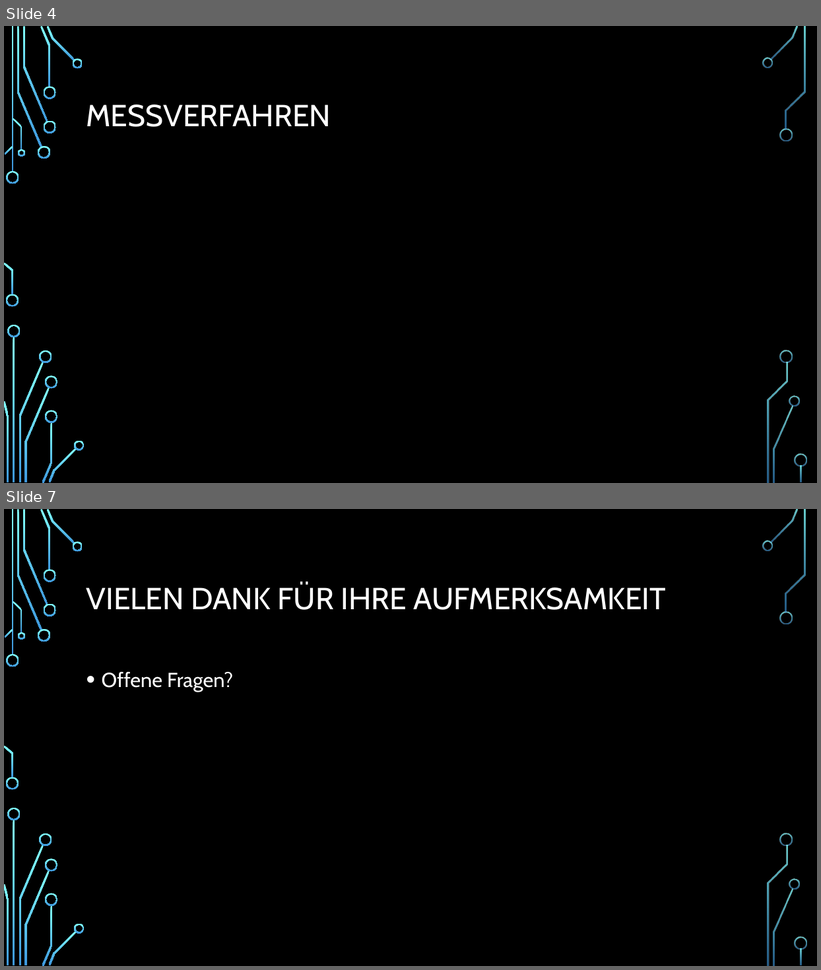
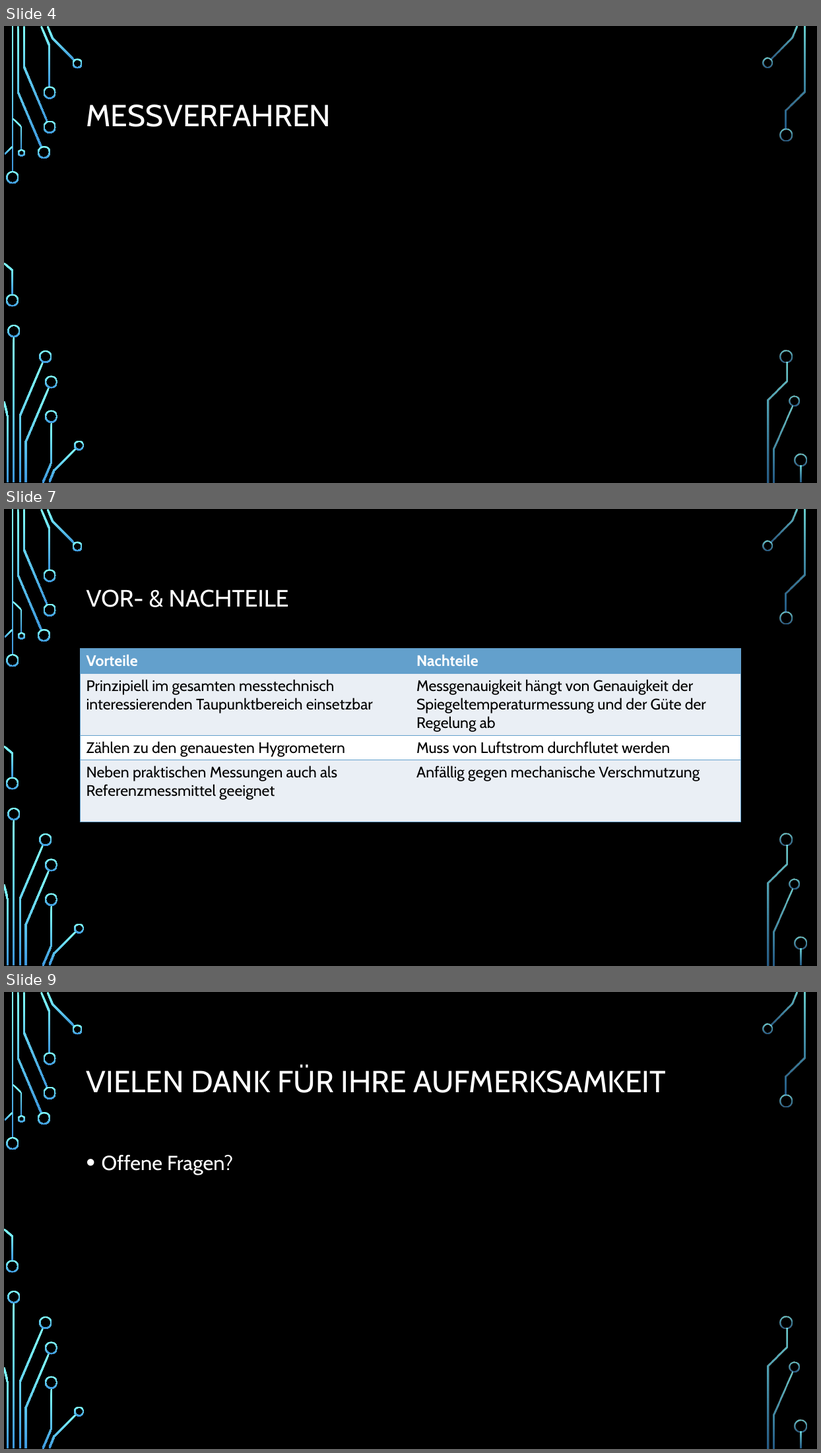
Before and after one commit to AndresMinder/factsheet, a slide deck: LuftfeuchtigkeitssensorenPP.pptx. Shown one above the other, each under a label of ours: slides 4 and 7 before the commit, slides 4, 7 and 9 after it; the slides between them are not shown. The pictures are 821x970 and 821x1453 pixels, drawn with LibreOffice and Linux fonts; fonts in the diff are those of the drawing; background and template pictures are left out. Boxes give left, top, right and bottom in pixels: in the first picture for what was removed or moved away, otherwise in the second. Text is boxed around its words. In the diff, an @@ line names an element or a change of style, - is before the commit and + after.

```diff
--- a/LuftfeuchtigkeitssensorenPP.pptx
+++ b/LuftfeuchtigkeitssensorenPP.pptx
@@ slide 7 added at [4,509,817,966], background picture (left out); not listed: 36 template elements that a slide beside it also shows @@
@@ title added at [86,590,289,607], 28 pt, text #FFFFFF @@
+VOR- & NACHTEILE
@@ table added at [81,649,741,820], 4 rows, 2 columns @@
+Vorteile | Nachteile
+Prinzipiell im gesamten messtechnisch interessierenden Taupunktbereich einsetzbar | Messgenauigkeit hängt von Genauigkeit der Spiegeltemperaturmessung und der Güte der Regelung ab
+Zählen zu den genauesten Hygrometern | Muss von Luftstrom durchflutet werden
+Neben praktischen Messungen auch als Referenzmessmittel geeignet | Anfällig gegen mechanische Verschmutzung
@@ what was slide 7 is now slide 9 @@
```
Also in this commit, not shown: 1 slide changed, 3 other slides added, 2 slides removed.
